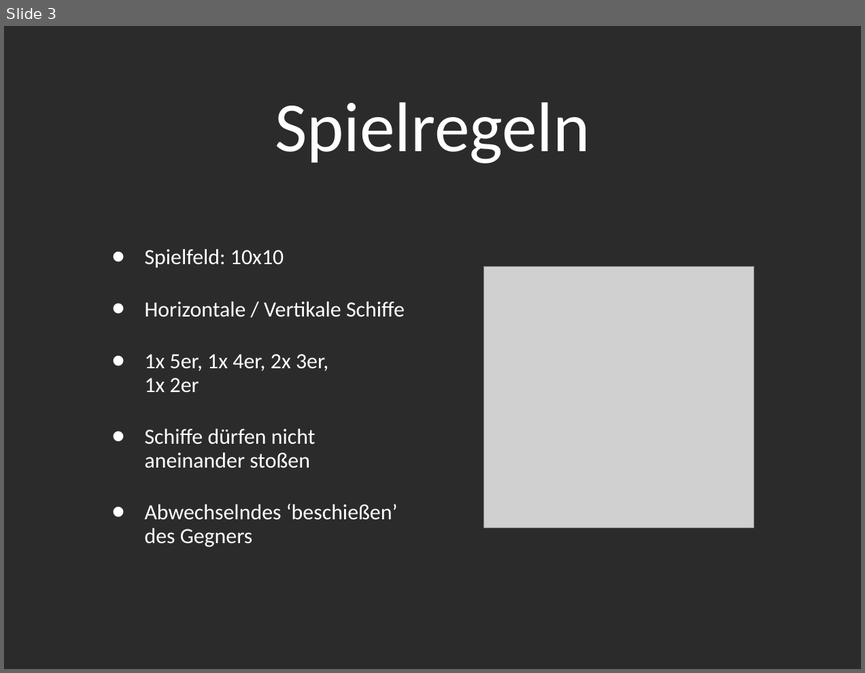
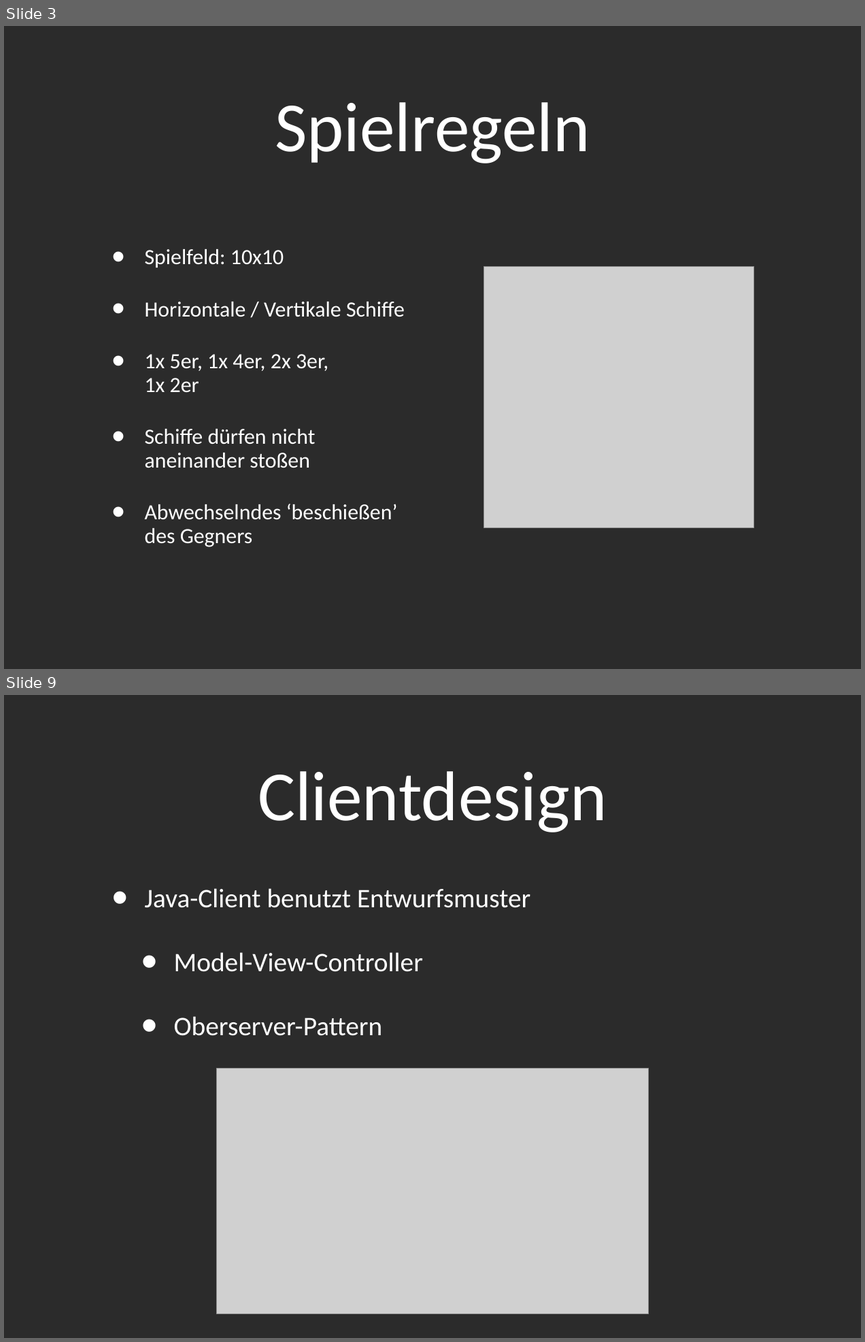
Before and after one commit to novac045/ai-battleship, a slide deck: Präsentation/Presentation_PPT.ppt. Shown one above the other, each under a label of ours: slide 3 before the commit, slides 3 and 9 after it; the slides between them are not shown. The pictures are 865x673 and 865x1342 pixels, drawn with LibreOffice and Linux fonts; fonts in the diff are those of the drawing; grey boxes stand for pictures; background and template pictures are left out; a plain dark background stands for a picture behind light text. Boxes give left, top, right and bottom in pixels: in the first picture for what was removed or moved away, otherwise in the second. Text is boxed around its words. In the diff, an @@ line names an element or a change of style, - is before the commit and + after.

```diff
--- a/Präsentation/Presentation_PPT.ppt
+++ b/Präsentation/Presentation_PPT.ppt
@@ slide 9 added at [4, 695, 861, 1338], background picture (left out) @@
@@ title added at [258, 771, 606, 832], 84 pt, text #FFFFFF @@
+Clientdesign
@@ text added at [145, 888, 530, 1036], 32 pt, text #FFFFFF @@
+• Java-Client benutzt Entwurfsmuster
+  • Model-View-Controller
+  • Oberserver-Pattern
@@ picture added at [217, 1068, 649, 1313] @@
```
Also in this commit, not shown: 1 slide changed, 5 other slides added, 1 slide removed, 1 other file.
